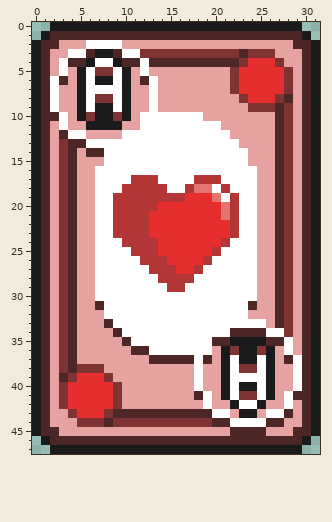
Pixel-art sprite: Sprites/Ah.png. This is how it looked before the edit.
The file is 32x48 pixels.
Once edited:
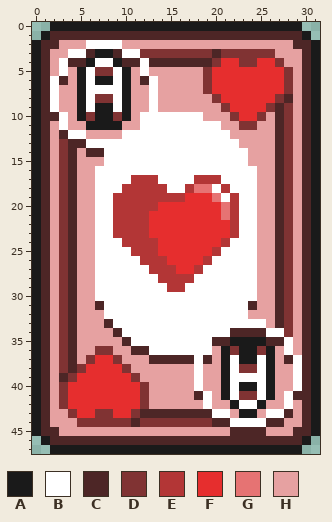
Palette (. is transparent): A #1a1a1a  B #ffffff  C #4d2626  D #803333  E #b33636  F #e62e2e  G #e67373  H #e6a1a1
The edit:
y 3: x 20 D -> C; x 23 C -> D
y 4: x 20..22 CCC -> DFF; x 24 F -> D
y 5..7: x 19..22 HHHD -> DFFF
y 8: x 20..23 HHHD -> DFFF
y 9: x 21..25 HHHDD -> DFFFF
y 10: x 22..25 HHHH -> DFFD
y 11: x 23..24 HH -> DD
y 36: x 7..8 HH -> DD
y 37: x 6..9 HHHH -> DFFD
y 38: x 6..10 DDHHH -> FFFFD
y 39: x 8..11 DHHH -> FFFD
y 40..42: x 9..12 DHHH -> FFFD
y 43: x 7 F -> D; x 9..11 CCC -> FFD
y 44: x 8 C -> D; x 11 D -> C
Where, in picture pixels (left, top, right, bottom), the same in both pictures:
changed: (203, 49, 266, 130)
changed: (86, 346, 149, 427)
